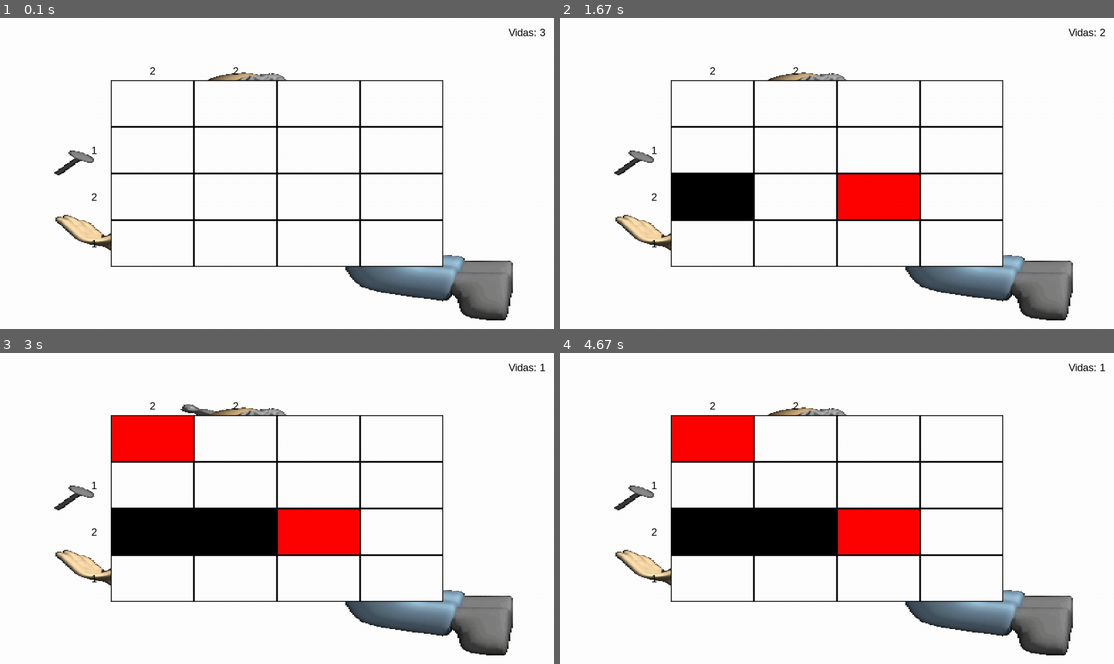
Above: before the commit, frames 1-4 (two rows, left to right).
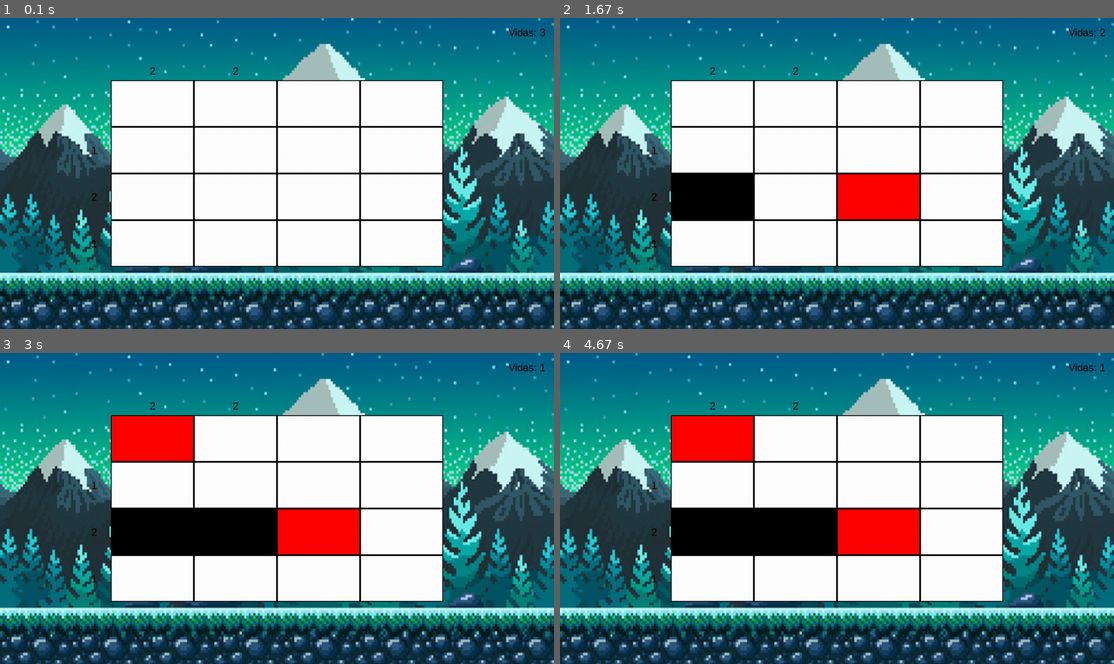
Above: after the commit, the same moments.

Repository: Karantooo/nonogram
Game: pygame game, started from nonogram/main.py
The game is run twice, just before and just after one commit, with the same random seed, the same clock (stepped at 60 frames per second) and the same inputs.
Inputs (mouse positions are in pixels of both pictures, inside the frame that each line leads up to):
- Up to frame 1 (0.1 s): no input
- Up to frame 2 (1.67 s): click (837, 173) at 0.38 s; click (704, 176) at 0.72 s
- Up to frame 3 (3 s): click (144, 446) at 2.05 s; click (277, 545) at 2.38 s
- Up to frame 4 (4.67 s): no input

The runs differ from the first frame. In frame 1, 64% of the frame differs, in the area x 0-100%, y 0-100%; in frame 2, 64%; in frame 3, 64%; in frame 4, 64%.

Commit message:
chore: cambio fondo de pantalla

Diff:
--- a/nonogram/main.py
+++ b/nonogram/main.py
@@ -9,29 +9,15 @@
 def main(dimensiones: tuple=None):
     global tablero
     pygame.init()
+
     screen_width, screen_height = pygame.display.Info().current_w, pygame.display.Info().current_h
     dimensiones = (int(screen_width), int(screen_height))
+
     # Configurar la pantalla
     screen = pygame.display.set_mode(dimensiones)
 
-    # Fondo de pantalla
-    frames = []
-    gif_path = 'assets/martillo.gif'
-    gif = Image.open(gif_path)
-    try:
-        while True:
-            # Convertir cada fotograma a un formato compatible con Pygame
-            frame = gif.copy().convert('RGBA')
-            frame_data = frame.tobytes()
-            surface = pygame.image.fromstring(frame_data, gif.size, 'RGBA')
-            surface = pygame.transform.scale(surface, dimensiones)
-            frames.append(surface)
-            gif.seek(gif.tell() + 1)
-    except EOFError:
-        pass  # Se alcanzó el final del GIF
-
-    clock = pygame.time.Clock()
-    current_frame = 0
+    background_image = pygame.image.load("assets/fondo_montaña.jpeg")
+    background_image = pygame.transform.scale(background_image, dimensiones)
 
     numero_botones = 4
     pygame.display.set_caption("Mi primer juego en Pygame")
@@ -55,20 +41,16 @@
         if tablero.get_vidas() == 0 or tablero.get_vistos() == numero_botones:
             corriendo = False
 
-        # Llenar la pantalla de blanco
-        screen.fill(Colores.BLANCO)
+        screen.blit(background_image, (0, 0))
 
-        screen.blit(frames[current_frame], (0, 0))
-
+        # Dibujar el tablero
         tablero.imprimir(screen)
 
+        # Actualizar la pantalla
         pygame.display.flip()
 
-        current_frame = (current_frame + 1) % len(frames)
-
+        # Limitar a 60 fps
         pygame.time.Clock().tick(60)
-
-        clock.tick(10)
 
     # Salir de Pygame
     pygame.quit()
--- a/nonogram/visual/tablero_visual.py
+++ b/nonogram/visual/tablero_visual.py
@@ -71,7 +71,7 @@
         self.alto_boton =  int((self.dimensiones[1] * 0.6) // self.numero_botones)
         self.espacio = 0
 
-        # Crear una matriz 4x4 de None
+        # Crear una matriz nxn de None
         self.botones = [[None for _ in range(self.numero_botones)] for _ in range(self.numero_botones)]
         self.valores = imagen if imagen is not None else np.random.choice([True, False], size=self.numero_botones ** 2)
 
@@ -127,13 +127,6 @@
         array_pos = (mouse_pos[0] - int(self.dimensiones[0] * 0.2), mouse_pos[1] - int(self.dimensiones[1] * 0.2))
         array_pos = (array_pos[0] // self.ancho_boton, array_pos[1] // self.alto_boton)
 
-        print("mouse_pos:", mouse_pos)
-        print("dimensiones:", self.dimensiones)
-        print("ancho_boton:", self.ancho_boton)
-        print("alto_boton:", self.alto_boton)
-        print("Posición ajustada:", array_pos)
-        print(array_pos)
-
         self.tablero_logica.validar_click(mouse_pos, self.botones, array_pos)
 
     def get_vidas(self) -> int:
